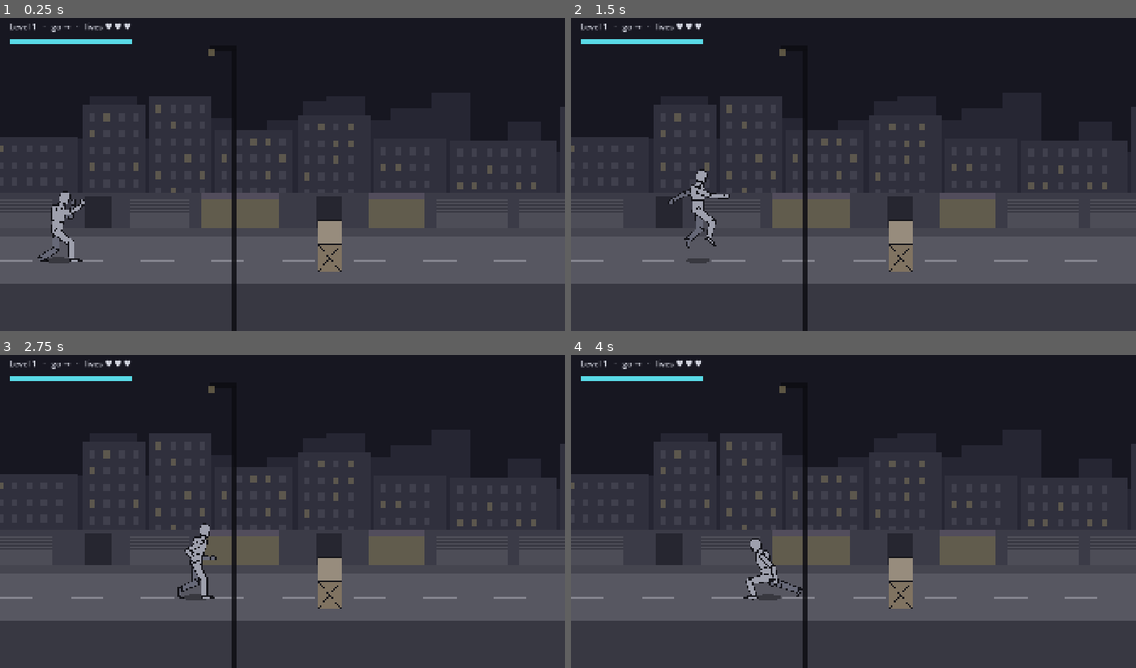
Above: before the commit, frames 1-4 (two rows, left to right).
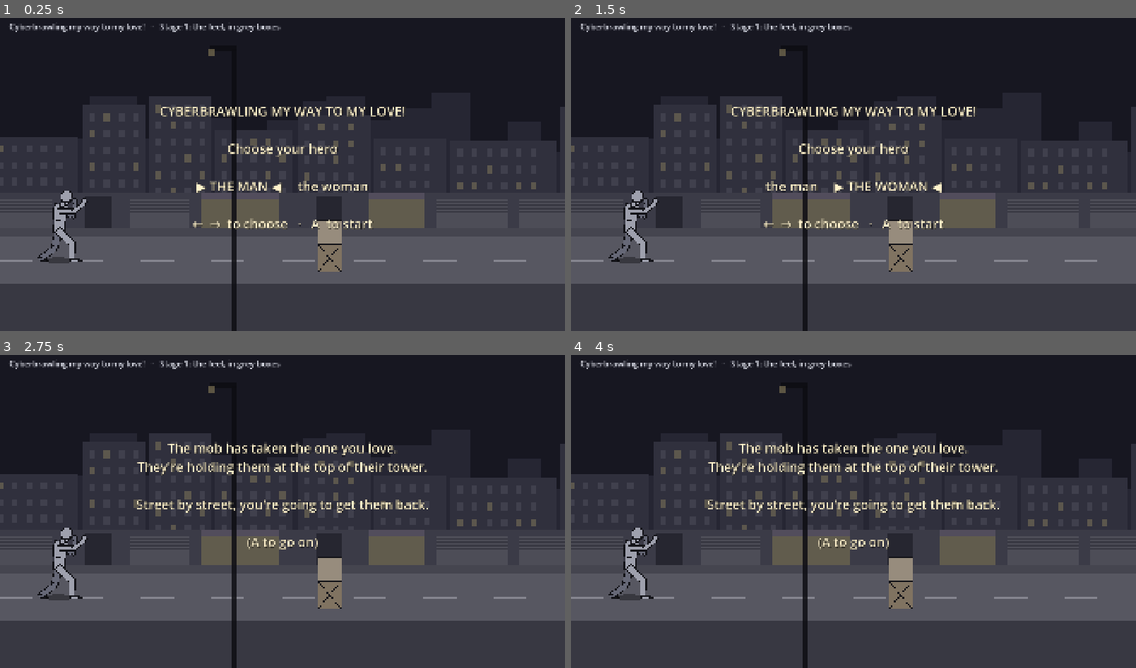
Above: after the commit, the same moments.

Repository: jetomev/cyberbrawling-my-way-to-my-love
Game: Godot game, scene res://scenes/main.tscn
The game is run twice, just before and just after one commit, with the same random seed, the same clock (stepped at 60 frames per second) and the same inputs.
Inputs (mouse positions are in pixels of both pictures, inside the frame that each line leads up to):
- Up to frame 1 (0.25 s): no input
- Up to frame 2 (1.5 s): tap Enter at 0.5 s; move the mouse to (977, 155) at 0.52 s; hold Right (move_right) 0.53-1.25 s; hold D (block) 0.53-1.25 s; click (977, 155) at 0.67 s; tap Space (jump) at 0.77 s; tap S (kick) at 0.8 s; drag from (740, 187) to (825, 237) at 1.27 s
- Up to frame 3 (2.75 s): move the mouse to (339, 439) at 2.02 s; hold Right (move_right) from 2.03 s (still down); hold W (run) from 2.03 s (still down); tap A (punch) at 2.1 s
- Up to frame 4 (4 s): release Right (move_right) at 2.75 s; release W (run) at 2.75 s; drag from (825, 574) to (684, 461) at 2.77 s; move the mouse to (1023, 558) at 3.52 s; hold Left (move_left) from 3.53 s (still down); hold D (block) from 3.53 s (still down); tap Z (sweep) at 3.6 s; tap Space (jump) at 3.77 s

The runs differ from the first frame. In frame 1, 3.0% of the frame differs, in the area x 1-72%, y 1-77%; in frame 2, 4.1%; in frame 3, 4.5%, in the area x 1-76%, y 1-79%; in frame 4, 4.5%.

Commit message:
flow and sound: the title, the hero, the levels in order, the save; the fight's sounds
- sim/progress.gd + levels/levels.json: choose the man or the woman (DESIGN,
  The story), the levels in order, a save at the start of every level (D-15)
  in user://save.json (hero and level only); the last level won ends the game.
- main.gd: played normally the game opens on a title over level 1's street:
  arrows choose (continue a save, the man, the woman), A starts; a stand-in
  story card (the team writes the real text); each level starts fresh-bodied
  (pain heals between levels); won, the next level; the last, the end. No new
  keys: Javier's stand. --bot, --level and the trials skip the title.
- present/sound.gd: the fight's moments ask for their sounds (whooshes, light
  and heavy hits, the guard, the crack, a weapon breaking, the voices); it plays
  assets/audio/sfx/<name>-<n>.ogg and is silent until the team's batch lands.
Tests 214 -> 219.

Co-Authored-By: Claude Opus 5.5 <noreply@anthropic.com>

Diff:
--- /dev/null
+++ b/game/levels/levels.json
@@ -0,0 +1,4 @@
+{
+  "about": "The levels in play order (Javier & Claude). Each name is levels/<name>.json; the team's layouts are added here as they land.",
+  "levels": ["level1"]
+}
--- a/game/scripts/present/main.gd
+++ b/game/scripts/present/main.gd
@@ -26,6 +26,12 @@
 const HeroBot := preload("res://scripts/sim/hero_bot.gd")
 const Level := preload("res://scripts/sim/level.gd")
 const Trials := preload("res://scripts/present/trials.gd")
+const Progress := preload("res://scripts/sim/progress.gd")
+const Sound := preload("res://scripts/present/sound.gd")
+const HERO_TINT := {"man": Color.WHITE, "woman": Color(1.08, 0.93, 1.03)}  # grey boxes: told apart by a warmer tint
+## The story's opening, until the team's text lands (docs/ART-BRIEF.md: the story text is theirs)
+const STORY := "The mob has taken the one you love.\nThey're holding them at the top of their tower.\n\nStreet by street, you're going to get them back."
+const STORY_TICKS := 420
 const LEVEL_FILE := "res://levels/level1.json"
 const END_TICKS := 240  # how long "cleared" or "out of lives" shows before the level starts again
 const FIGHT_TICKS := 1500  # --fight: how long the recorded bot fight runs (25 s)
@@ -61,6 +67,14 @@
 var dummy_view
 var trial_label: Label
 var layer_was := {}
+var progress = null  # played from the title: the game's order and its save (sim/progress.gd)
+var title_label: Label
+var title_options := []
+var title_choice := 0
+var title_mx := 0.0
+var screen := ""  # "title", "story", "the_end" or "" (playing)
+var screen_ticks := 0
+var sound
 
 
 func _ready() -> void:
@@ -86,6 +100,10 @@
 		var li := args.find("--level")  # --level <file>: play another layout (the team's, a test one)
 		if li >= 0 and li + 1 < args.size():
 			file = args[li + 1]
+		if not "--bot" in args and li < 0:
+			progress = Progress.new()  # the full game: the title, a hero, the levels in order, the save
+			if progress.has_save():
+				file = progress.level_file()
 		level = Level.new(Level.load_data(file), tune, 2 if "--bot" in args else 1)
 		world = level.world
 	elif trial_name != "":
@@ -107,6 +125,11 @@
 	$Hud/Title.text = "%s   ·   %s%s" % [Version.TITLE, Version.STAGE, "   ·   demo" if demo else ""]
 	hero_view.sync(hero, Street.GROUND_Y)
 	_make_bars()
+	sound = Sound.new()
+	sound.name = "Sound"
+	add_child(sound)
+	if progress != null:
+		_show_title()
 	if trial_name != "":
 		_start_trial(trial_name)
 	if "--fight" in args or "--bot" in args:
@@ -121,6 +144,9 @@
 
 
 func _physics_process(_delta: float) -> void:
+	if screen != "":
+		_play_screen()
+		return
 	if trial != null:
 		_play_trial()
 		return
@@ -138,7 +164,9 @@
 	if world.objects.map(func(o): return o["strength"]) != crate_was:
 		obstacles_view.refresh()
 	Fight.separate(everyone)
-	for ev in fight.step(everyone, world):
+	var fight_events: Array = fight.step(everyone, world)
+	sound.fight_tick(everyone, fight_events)
+	for ev in fight_events:
 		if ev["drop"] != "":
 			obstacles_view.refresh_items()
 	_after_the_fight()
@@ -188,11 +216,18 @@
 				print("LEVEL %s at tick %d, lives %d" % ["WON" if level.won else "LOST", level.tick, level.lives])
 				get_tree().quit()
 				return
+			if level.won and progress != null:
+				if progress.level_won():
+					_show_screen("the_end")  # the last level won: the game is done
+				else:
+					_start_level(progress.level_file(), progress.hero)  # on to the next, fresh-bodied, saved at its start
+				return
 			level.restart()
 	else:
 		if bot != null:
 			bot.me = level.hero
 		level.step(bot.think(level.standing()) if bot != null else Controls.read())
+		sound.fight_tick(level.everyone(), level.events)
 	tick += 1
 	hero = level.hero
 	world = level.world
@@ -267,6 +302,7 @@
 	Fight.separate([hero, dummy])
 	var events: Array = fight.step([hero, dummy], world)
 	trial.saw(events)
+	sound.fight_tick([hero, dummy], events)
 	if not events.is_empty():
 		obstacles_view.refresh()
 	hero_view.sync(hero, Street.GROUND_Y)
@@ -296,6 +332,103 @@
 		get_tree().quit()
 
 
+## The title (choose a hero, or continue a save), the story's opening, the end: arrows choose, A (punch) goes on.
+func _show_title() -> void:
+	title_options = []
+	if progress.has_save():
+		title_options.append("continue")
+	title_options.append_array(["man", "woman"])
+	title_choice = 0
+	_show_screen("title")
+
+
+func _show_screen(which: String) -> void:
+	screen = which
+	screen_ticks = 0
+	if title_label == null:
+		title_label = Label.new()
+		title_label.position = Vector2(0, 300)
+		title_label.size = Vector2(1920, 500)
+		title_label.horizontal_alignment = HORIZONTAL_ALIGNMENT_CENTER
+		title_label.add_theme_font_size_override("font_size", 44)
+		title_label.add_theme_color_override("font_color", Color(1.0, 0.95, 0.8))
+		title_label.add_theme_color_override("font_shadow_color", Color(0, 0, 0, 0.8))
+		$Hud.add_child(title_label)
+	title_label.visible = true
+	_draw_screen()
+
+
+func _draw_screen() -> void:
+	match screen:
+		"title":
+			var names := {"continue": "CONTINUE (level %d)" % (progress.level + 1), "man": "THE MAN", "woman": "THE WOMAN"}
+			var row := []
+			for i in title_options.size():
+				var n: String = names[title_options[i]]
+				row.append("▶ %s ◀" % n if i == title_choice else n.to_lower())
+			title_label.text = "CYBERBRAWLING MY WAY TO MY LOVE!\n\nChoose your hero\n\n%s\n\n←  →  to choose   ·   A  to start" % "     ".join(row)
+		"story":
+			title_label.text = STORY + "\n\n(A to go on)"
+		"the_end":
+			title_label.text = "YOU GOT THEM BACK.\n\nThe end, for now: the game grows a level at a time.\n\n(A for the title)"
+
+
+func _play_screen() -> void:
+	screen_ticks += 1
+	$Street.follow($Camera.get_screen_center_position().x)
+	for b in bars.values():
+		b[0].visible = false  # no health bars over the title, the story or the end
+	var inp: Dictionary = Controls.read()
+	var mx: float = signf(inp.get("mx", 0.0))
+	var go: bool = inp.get("punch", false) and screen_ticks > 20  # a short breath, so one press doesn't skip two screens
+	match screen:
+		"title":
+			if mx != 0.0 and mx != title_mx:
+				title_choice = wrapi(title_choice + int(mx), 0, title_options.size())
+				_draw_screen()
+			if go:
+				var pick: String = title_options[title_choice]
+				if pick == "continue":
+					screen = ""
+					title_label.visible = false
+					_start_level(progress.level_file(), progress.hero)
+				else:
+					progress.new_game(pick)
+					_show_screen("story")
+		"story":
+			if go or screen_ticks >= STORY_TICKS:
+				screen = ""
+				title_label.visible = false
+				_start_level(progress.level_file(), progress.hero)
+		"the_end":
+			if go:
+				progress.forget()
+				_show_title()
+	title_mx = mx
+
+
+## A level from its file, fresh: the hero as chosen, at full health with no pain (it heals between levels).
+func _start_level(file: String, who: String) -> void:
+	level = Level.new(Level.load_data(file), tune, 1)
+	world = level.world
+	hero = level.hero
+	shown_world = world
+	obstacles_view.setup(world, Street.GROUND_Y)
+	$Street.setup(level.floors[0]["length"], tune["street_depth"])
+	for v in level_views.values():
+		v.queue_free()
+	level_views = {}
+	hero_view.queue_free()
+	hero_view = HeroView.new(HERO_TINT.get(who, Color.WHITE))
+	hero_view.name = "Hero"
+	add_child(hero_view)
+	hero_view.sync(hero, Street.GROUND_Y)
+	items_seen = -1
+	flips_seen = -1
+	ended_for = 0
+	bars["hero"][0].visible = true
+
+
 ## The stairs' doorways and the switches on the floor he's on, for the obstacles view.
 func _marks() -> Array:
 	var out := []
--- /dev/null
+++ b/game/scripts/present/sound.gd
@@ -0,0 +1,76 @@
+extends Node
+## The fight's sounds, wired to its moments (the hit sounds, voices and cracks of the pain system; docs/STYLE.md, The
+## sound). It plays what's there: res://assets/audio/sfx/<name>-<n>.ogg, a few takes of each so a repeat doesn't sound
+## robotic; a sound not there yet is silent, so the team's batches drop straight in (docs/ART-BRIEF.md). No file is
+## needed for the game to run.
+##
+## The moments: a punch or a kick thrown (its whoosh), a blow landing (light or heavy by its damage), a blow on the
+## guard, a bone breaking, a weapon breaking, feet landing; the voices (grunt, shout, pain, scream) when the team's
+## voice batch lands.
+
+const DIR := "res://assets/audio/sfx/"
+const NAMES := ["punch_whoosh", "kick_whoosh", "hit_light", "hit_heavy", "block", "crack", "land", "step", "weapon_break",
+	"grunt", "shout", "pain", "scream"]
+const TAKES := 3
+const VOICES := 8  # sounds at once
+
+var takes := {}  # name -> [AudioStream...], only the ones that exist
+var players: Array[AudioStreamPlayer] = []
+var next := 0
+var dice := RandomNumberGenerator.new()
+var played := []  # every name asked for, for the tests (kept short)
+
+
+func _ready() -> void:
+	for n in NAMES:
+		var found := []
+		for k in range(1, TAKES + 1):
+			var path := "%s%s-%d.ogg" % [DIR, n, k]
+			if ResourceLoader.exists(path):
+				found.append(load(path))
+		if not found.is_empty():
+			takes[n] = found
+	for i in VOICES:
+		var p := AudioStreamPlayer.new()
+		p.bus = "Master"
+		add_child(p)
+		players.append(p)
+
+
+## Plays a take of a sound by name; silent if it isn't there yet.
+func play(n: String, volume_db := 0.0) -> void:
+	played.append(n)
+	if played.size() > 64:
+		played.pop_front()
+	if not takes.has(n) or players.is_empty():
+		return
+	var p := players[next]
+	next = (next + 1) % players.size()
+	p.stream = takes[n][dice.randi_range(0, takes[n].size() - 1)]
+	p.volume_db = volume_db
+	p.pitch_scale = dice.randf_range(0.95, 1.05)
+	p.play()
+
+
+## The sounds for one tick of a fight: each fighter's blow as it starts, and every blow that landed.
+func fight_tick(fighters: Array, events: Array) -> void:
+	for f in fighters:
+		var m: Dictionary = f.move()
+		if not m.is_empty() and f.attack_phase() == "startup" and f.t == 0:
+			var limb: String = m.get("limb", "")
+			play("kick_whoosh" if limb.begins_with("foot") or limb.begins_with("leg") else "punch_whoosh", -6.0)
+			if m.get("damage", 0) >= 3:
+				play("shout", -4.0)
+	for e in events:
+		match e["result"]:
+			"hit":
+				var heavy: bool = e["attacker"].move().get("damage", 1) >= 3 or e["move"] in ["sweep", "smash"]
+				play("hit_heavy" if heavy else "hit_light")
+				play("pain", -3.0)
+			"blocked", "perfect":
+				play("block")
+		if e.get("broke", "") != "":
+			play("crack")
+			play("scream", -2.0)
+		if e.get("worn", "") != "":
+			play("weapon_break")
--- /dev/null
+++ b/game/scripts/sim/progress.gd
@@ -0,0 +1,72 @@
+extends RefCounted
+## Where the player is in the game, and the save (D-15: the game saves at the start of every level; three lives per
+## level, losing them restarts that level). The story's order: choose your hero (a man or a woman; DESIGN, The story),
+## then the levels in order (levels/levels.json lists them), each started fresh-bodied (pain heals between levels).
+## A save is a small JSON file: {hero, level}; nothing else is kept between sessions. Plain logic: the title screen
+## and main.gd ask it what comes next.
+
+const LIST := "res://levels/levels.json"
+const SAVE := "user://save.json"
+const HEROES := ["man", "woman"]
+
+var hero := ""  # "man" or "woman", once chosen
+var level := 0  # index into the level list
+var levels: Array = []  # the level files, in order
+var path := SAVE
+
+
+func _init(save_path := SAVE, list_path := LIST) -> void:
+	path = save_path
+	var parsed = JSON.parse_string(FileAccess.get_file_as_string(list_path))
+	levels = parsed.get("levels", []) if parsed is Dictionary else []
+	load_save()
+
+
+## A saved game to continue?
+func has_save() -> bool:
+	return hero != ""
+
+
+func load_save() -> void:
+	if not FileAccess.file_exists(path):
+		return
+	var parsed = JSON.parse_string(FileAccess.get_file_as_string(path))
+	if parsed is Dictionary and parsed.get("hero", "") in HEROES:
+		hero = parsed["hero"]
+		level = clampi(int(parsed.get("level", 0)), 0, maxi(0, levels.size() - 1))
+
+
+## Saved at the start of every level (D-15).
+func save() -> void:
+	var f := FileAccess.open(path, FileAccess.WRITE)
+	if f != null:
+		f.store_string(JSON.stringify({"hero": hero, "level": level}))
+
+
+## A new game: the chosen hero, from level 1, saved at once.
+func new_game(chosen: String) -> void:
+	hero = chosen if chosen in HEROES else HEROES[0]
+	level = 0
+	save()
+
+
+## The level file to play now.
+func level_file() -> String:
+	return "res://levels/%s.json" % levels[level] if level < levels.size() else ""
+
+
+## A level won: on to the next (saved at its start); true when that was the last one (the game is done).
+func level_won() -> bool:
+	level += 1
+	if level >= levels.size():
+		level = levels.size() - 1
+		return true
+	save()
+	return false
+
+
+func forget() -> void:
+	hero = ""
+	level = 0
+	if FileAccess.file_exists(path):
+		DirAccess.remove_absolute(ProjectSettings.globalize_path(path) if path.begins_with("user://") else path)
--- /dev/null
+++ b/game/tests/test_progress.gd
@@ -0,0 +1,44 @@
+extends "res://tests/test_case.gd"
+## The game's order and the save (D-15): choose a hero, the levels in order, saved at each level's start; a save
+## continues where it left off; the last level won ends the game.
+
+const Progress := preload("res://scripts/sim/progress.gd")
+const SAVE := "user://test-save.json"
+
+
+func fresh():
+	var p = Progress.new(SAVE)
+	p.forget()
+	return Progress.new(SAVE)
+
+
+func test_a_new_game_saves_the_hero_and_level_one() -> void:
+	var p = fresh()
+	check(not p.has_save(), "no save to begin with")
+	p.new_game("woman")
+	eq(p.hero, "woman", "the chosen hero")
+	eq(p.level_file(), "res://levels/level1.json", "level 1 first")
+	var again = Progress.new(SAVE)
+	check(again.has_save(), "saved at once")
+	eq(again.hero, "woman", "the save remembers the hero")
+	eq(again.level, 0, "and the level")
+	again.forget()
+
+
+func test_levels_go_in_order_and_the_last_ends_the_game() -> void:
+	var p = fresh()
+	p.new_game("man")
+	p.levels = ["level1", "level2", "level3"]
+	check(not p.level_won(), "level 1 won: on to level 2")
+	eq(p.level_file(), "res://levels/level2.json", "level 2")
+	eq(int(JSON.parse_string(FileAccess.get_file_as_string(SAVE))["level"]), 1, "saved at level 2's start")
+	check(not p.level_won(), "then level 3")
+	check(p.level_won(), "the last one won: the game is done")
+	p.forget()
+
+
+func test_every_listed_level_exists() -> void:
+	var p = fresh()
+	check(p.levels.size() >= 1, "the list has levels")
+	for name in p.levels:
+		check(FileAccess.file_exists("res://levels/%s.json" % name), "levels/%s.json is there" % name)
--- /dev/null
+++ b/game/tests/test_sound.gd
@@ -0,0 +1,48 @@
+extends "res://tests/test_case.gd"
+## The fight's sounds are asked for at the right moments (present/sound.gd); with no sound files yet they're silent,
+## and the game runs either way.
+
+const Sound := preload("res://scripts/present/sound.gd")
+const Fighter := preload("res://scripts/sim/fighter.gd")
+const Fight := preload("res://scripts/sim/fight.gd")
+const Tuning := preload("res://scripts/sim/tuning.gd")
+
+
+func test_the_fights_moments_ask_for_their_sounds() -> void:
+	var s = Sound.new()
+	var hero = Fighter.new(Tuning.fresh(), 400.0, 80.0)
+	var foe = Fighter.new(Tuning.fresh(), 500.0, 80.0)
+	foe.team = 1
+	foe.facing = -1
+	foe.health = 99.0
+	foe.pain["leg_f"] = 8.5
+	var fight := Fight.new()
+	hero.step({"punch": true})
+	s.fight_tick([hero, foe], [])
+	check("punch_whoosh" in s.played, "a jab thrown: its whoosh (%s)" % [s.played])
+	var events := []
+	for i in 10:
+		hero.step({})
+		foe.step({})
+		events.append_array(fight.step([hero, foe]))
+	s.fight_tick([hero, foe], events)
+	check("hit_light" in s.played, "the jab lands: a light hit (%s)" % [s.played])
+	s.played.clear()
+	for i in 40:
+		hero.step({})  # past the combo window, so the kick is the low kick, not the jab's knee
+	foe.x = hero.x + 100.0  # (the jab drove him back)
+	foe._enter("idle")
+	for i in 40:
+		hero.step({"kick": i == 0})
+		foe.step({})
+		s.fight_tick([hero, foe], fight.step([hero, foe]))
+	check("kick_whoosh" in s.played, "a low kick: its whoosh")
+	check("crack" in s.played, "it breaks the bruised leg: the crack (%s)" % [s.played])
+	s.free()
+
+
+func test_silent_without_files() -> void:
+	var s = Sound.new()
+	s.play("hit_heavy")
+	check(s.takes.is_empty() or s.takes.has("hit_heavy"), "a sound not there yet is simply silent")
+	s.free()
Not shown, changed: TODO.md
